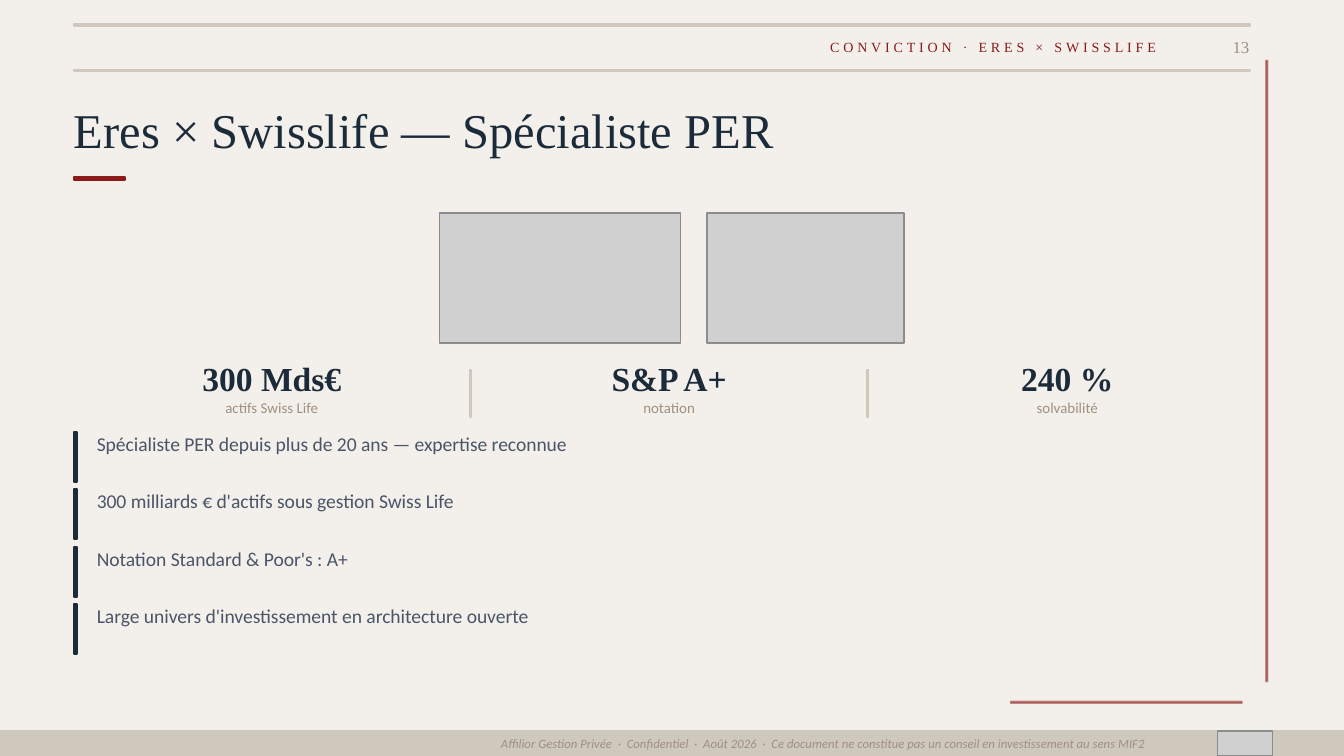
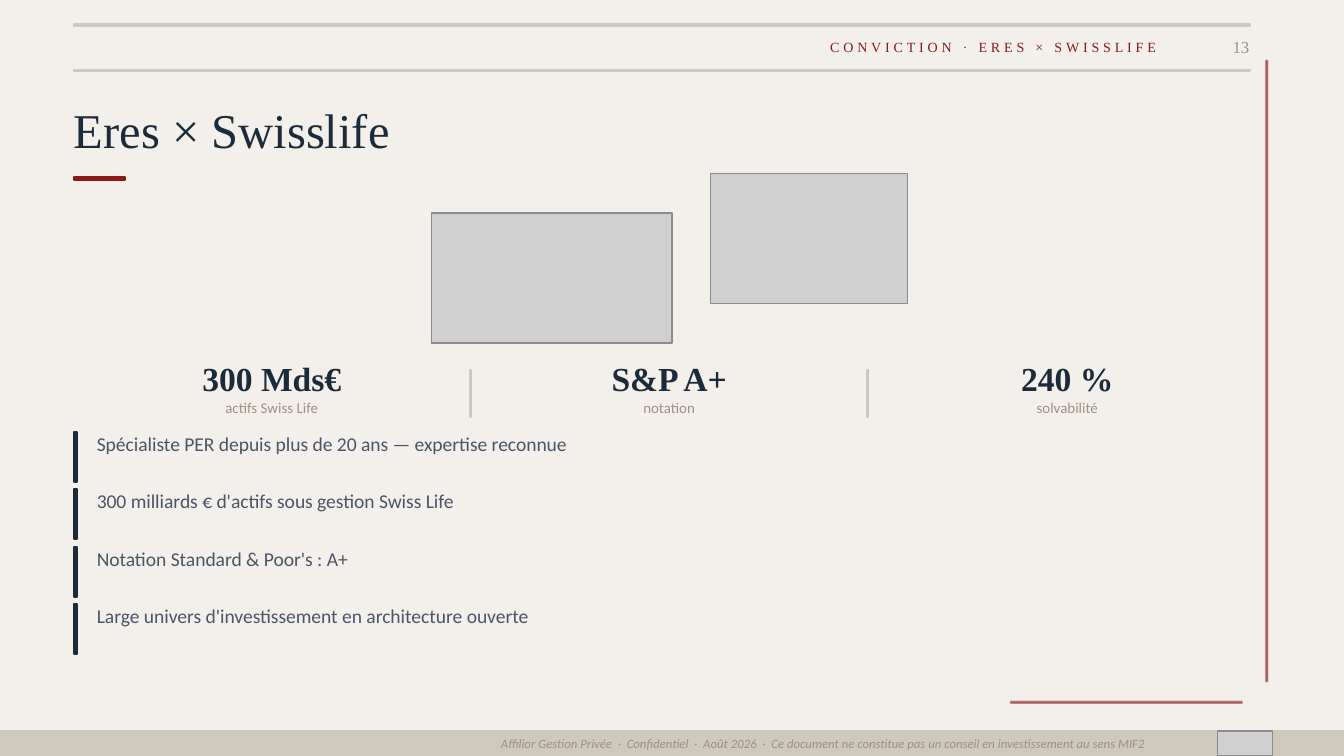
Before and after one commit to fififi1717/mkgt, a slide deck: slide 13 of Bibe_Def.pptx. Drawn at 1344x756 pixels with LibreOffice and Linux fonts; fonts in the diff are those of the drawing; grey boxes stand for pictures. Boxes give left, top, right and bottom in pixels: in the first picture for what was removed or moved away, otherwise in the second. Text is boxed around its words. In the diff, an @@ line names an element or a change of style, - is before the commit and + after.

```diff
--- a/Bibe_Def.pptx
+++ b/Bibe_Def.pptx
@@ text at (74,114,390,149): text changed @@
-Eres × Swisslife — Spécialiste PER
+Eres × Swisslife
@@ picture: place and size @@
-picture at (707,214,905,344)
+picture at (711,173,909,304)
@@ picture: place and size @@
-picture at (439,214,680,344)
+picture at (431,214,672,344)
```
Also in this commit, not shown: 11 other slides changed.
